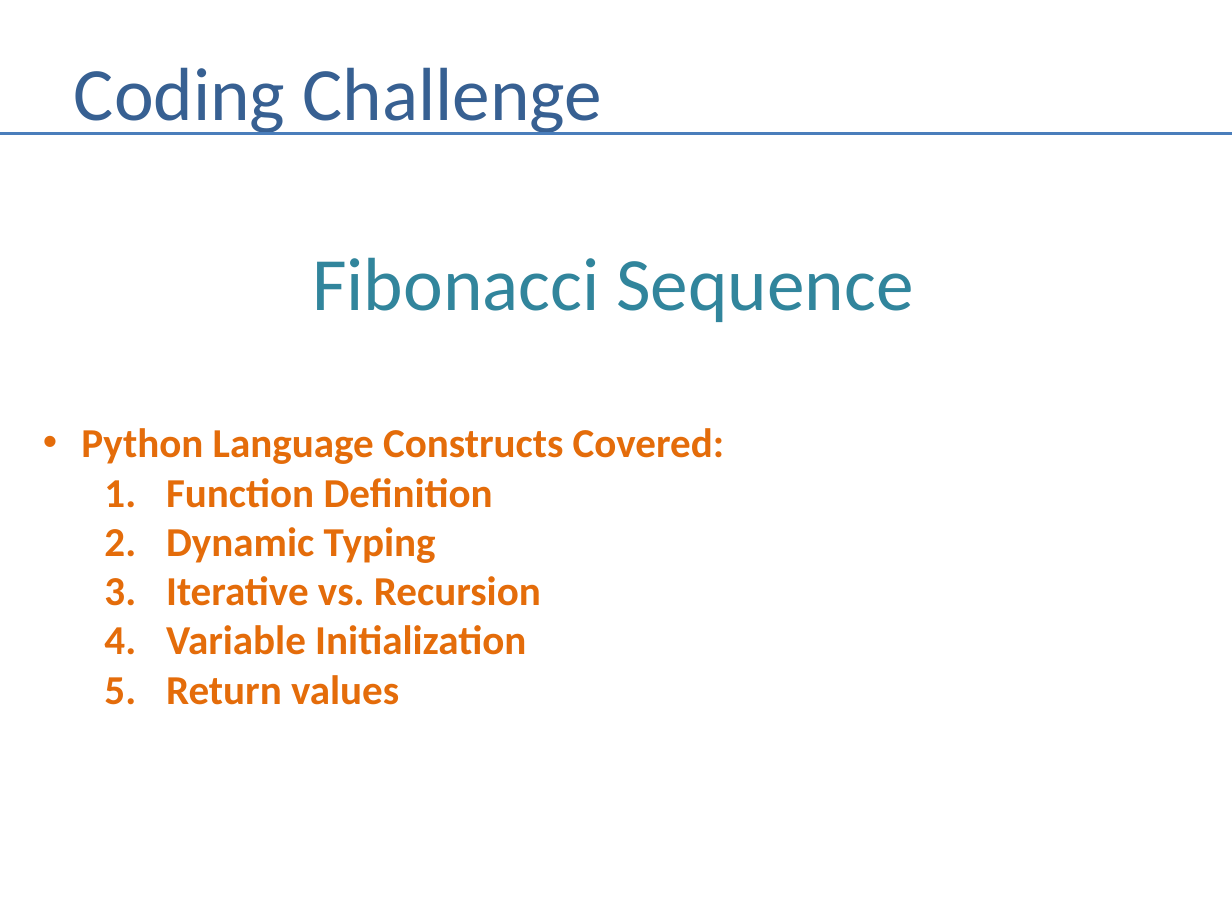
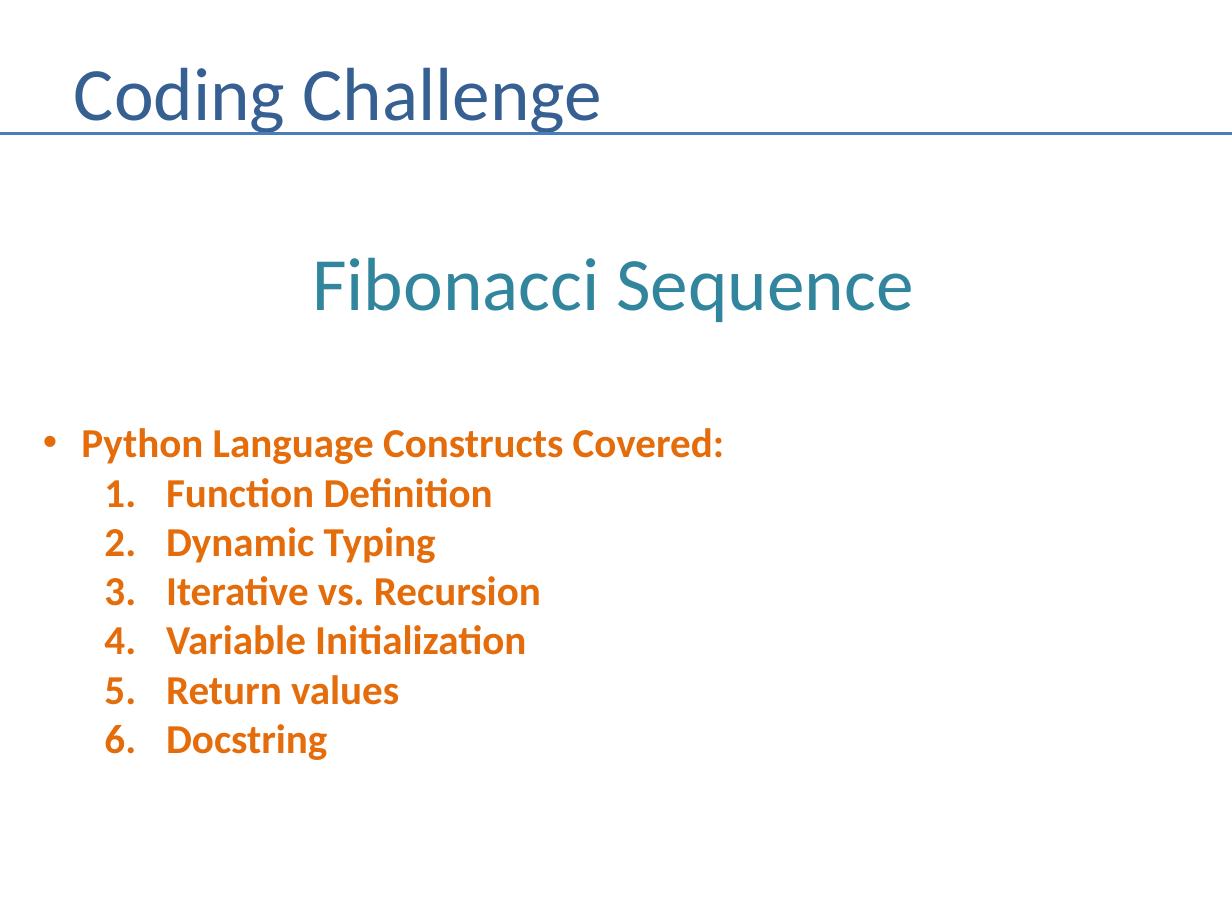
Before and after one commit to andrewferlitsch/Portland-Data-Science-Group, a slide deck: slide 7 of Presentations/Whiteboarding.pptx. Drawn at 1232x924 pixels with LibreOffice and Linux fonts; fonts in the diff are those of the drawing. Boxes give left, top, right and bottom in pixels: in the first picture for what was removed or moved away, otherwise in the second. Text is boxed around its words. In the diff, an @@ line names an element or a change of style, - is before the commit and + after.

```diff
--- a/Presentations/Whiteboarding.pptx
+++ b/Presentations/Whiteboarding.pptx
@@ text at [166,724,327,760]: paragraph added @@
+  6. Docstring
```
Also in this commit, not shown: 4 other slides changed, 3 other files.
